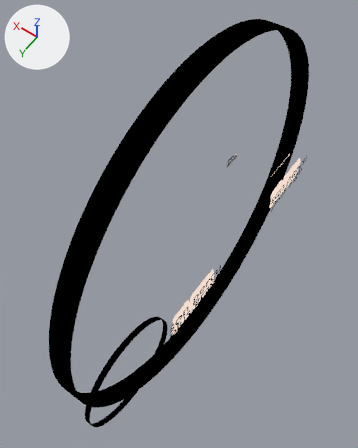
What one commit did to the Blender file images/acoustique/effet_doppler.blend.
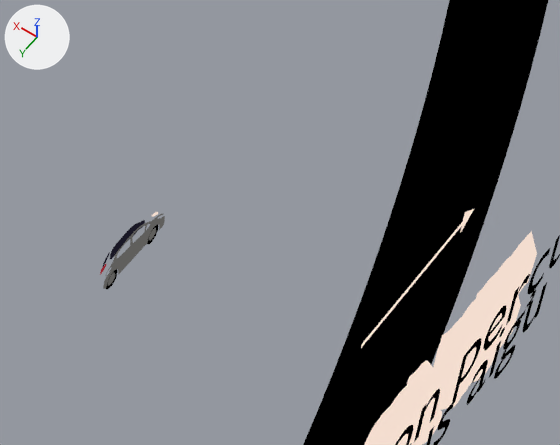
Each version is shown whole from a 50 mm lens placed at (-2.43, 2.07, 7.92), pointed at (0.3, -1.77, 1.89), then close up on the part from 58% to 85% of the width and 26% to 43% of the height. The axes (+X, +Y, +Z) are drawn at upper left. The lights are the same throughout. Text is drawn in Blender's own font.

Objects in the first close-up: 'Aigu', 'Aigu contour', 'Son doppler', 'Vitesse', 'Voiture'.
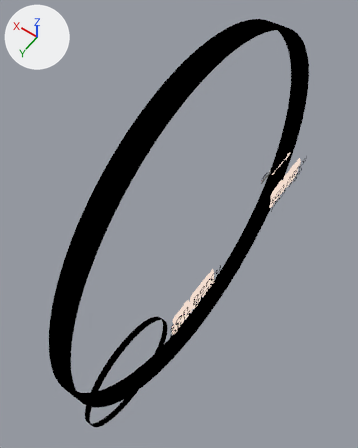
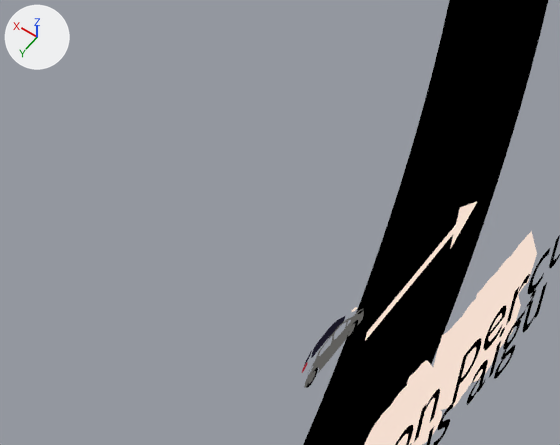
Commit message: Mise à jour de la figure sur l'effet Doppler.

Patch to the scene script:
```diff
--- a/images/acoustique/effet_doppler.blend.py
+++ b/images/acoustique/effet_doppler.blend.py
@@ me_plane_004 @@
 # used by ob_vitesse; location = (-0.352, -4.092, 1.863); rotation_euler = (3.142, -1.571, 0.0), in degrees (180, -90, 0); scale = (0.417, 0.417, 0.417)
-me_plane_004.from_pydata(...)  # 20 vertices, 10 faces; spans x -0.11..0.11, y -1.46..0.18, z 0.0
+me_plane_004.from_pydata(...)  # 20 vertices, 10 faces; spans x -0.2..0.2, y -1.24..0.37, z 0.0
+# me_plane_004 part 1: 20 of 20 vertices moved; they spanned x -0.11..0.11, y -1.46..0.18, z 0.0 and now span x -0.2..0.2, y -1.24..0.37, z 0.0; mean shift (0.0, 0.1, 0.0); largest move (-0.02, -1.46, 0.0) -> (-0.04, -1.24, 0.0)
 me_plane_004.materials.append(mat_phare)
@@ ob_vitesse @@
 ob_vitesse = bpy.data.objects.new('Vitesse', me_plane_004)
-ob_vitesse.location = (-0.352, -4.092, 1.863)
+ob_vitesse.location = (-0.352, -4.02, 1.884)
 ob_vitesse.rotation_euler = (3.142, -1.571, 0.0)  # degrees (180, -90, 0)
@@ ob_voiture @@
 ob_voiture = bpy.data.objects.new('Voiture', me_circle_006)
-ob_voiture.location = (0.38, -3.314, 1.84)
+ob_voiture.location = (-0.289, -3.314, 1.84)
 ob_voiture.rotation_euler = (0.0, 1.571, 0.0)  # degrees (0, 90, 0)
```

Location of each change, [x1, y1, x2, y2] in pixels of the close-ups (560 x 445 px):
'Voiture', moved
    before: [100, 212, 165, 289]
    after: [302, 307, 364, 388]
'Vitesse', reshaped, moved
    before: [361, 209, 474, 348]
    after: [365, 201, 477, 341]
